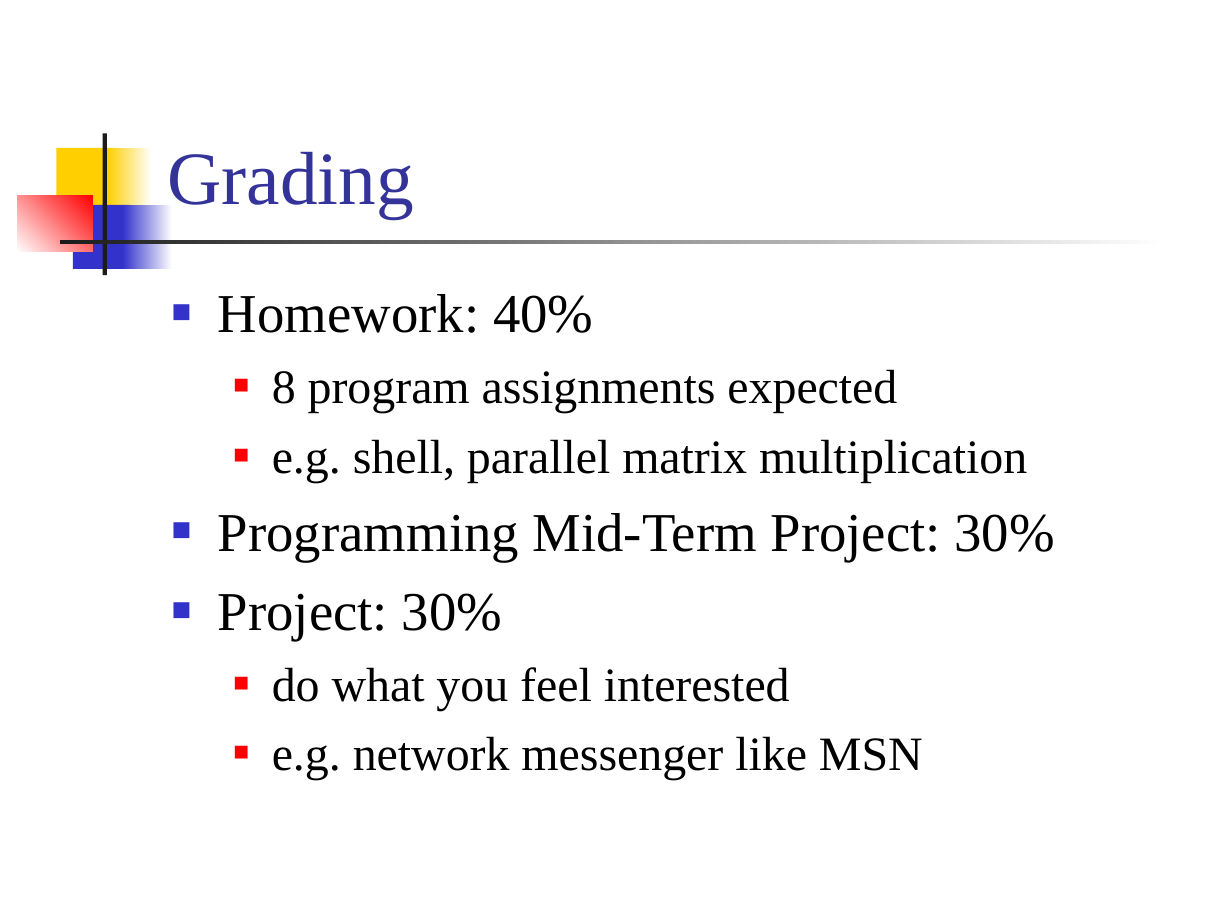
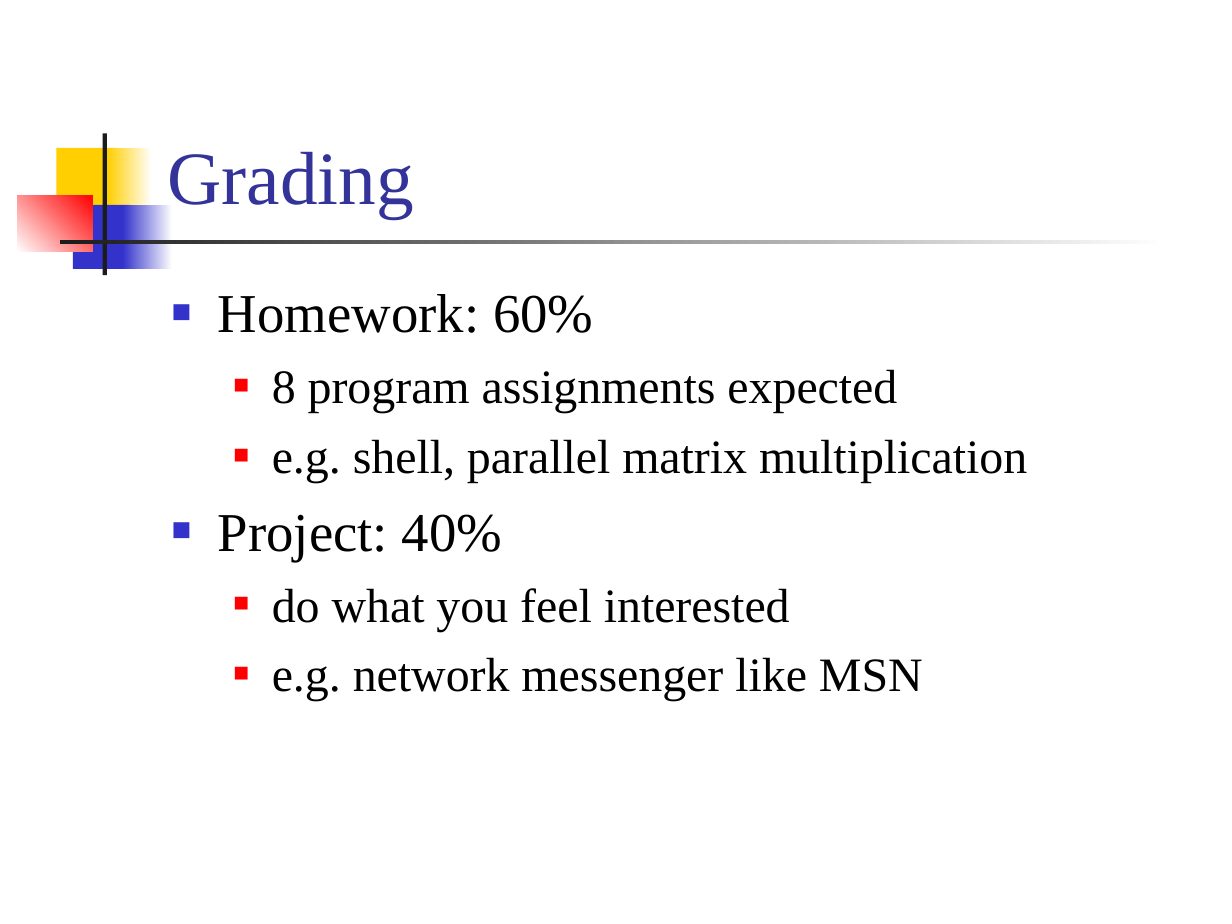
Before and after one commit to CGUSystemCourses/Unix-2015, a slide deck: slide 4 of Lectures/lec00-course_intro/lec00-unix_course_intro.ppt. Drawn at 1232x924 pixels with LibreOffice and Linux fonts; fonts in the diff are those of the drawing. Boxes give left, top, right and bottom in pixels: in the first picture for what was removed or moved away, otherwise in the second. Text is boxed around its words. In the diff, an @@ line names an element or a change of style, - is before the commit and + after.

```diff
--- a/Lectures/lec00-course_intro/lec00-unix_course_intro.ppt
+++ b/Lectures/lec00-course_intro/lec00-unix_course_intro.ppt
@@ text at [218,294,593,333]: text changed @@
-■ Homework: 40%
+■ Homework: 60%
@@ text at [218,514,502,561]: text changed @@
-■ Programming Mid-Term Project: 30%
-■ Project: 30%
+■ Project: 40%
```
Also in this commit, not shown: 1 other slide changed, 1 other file.
